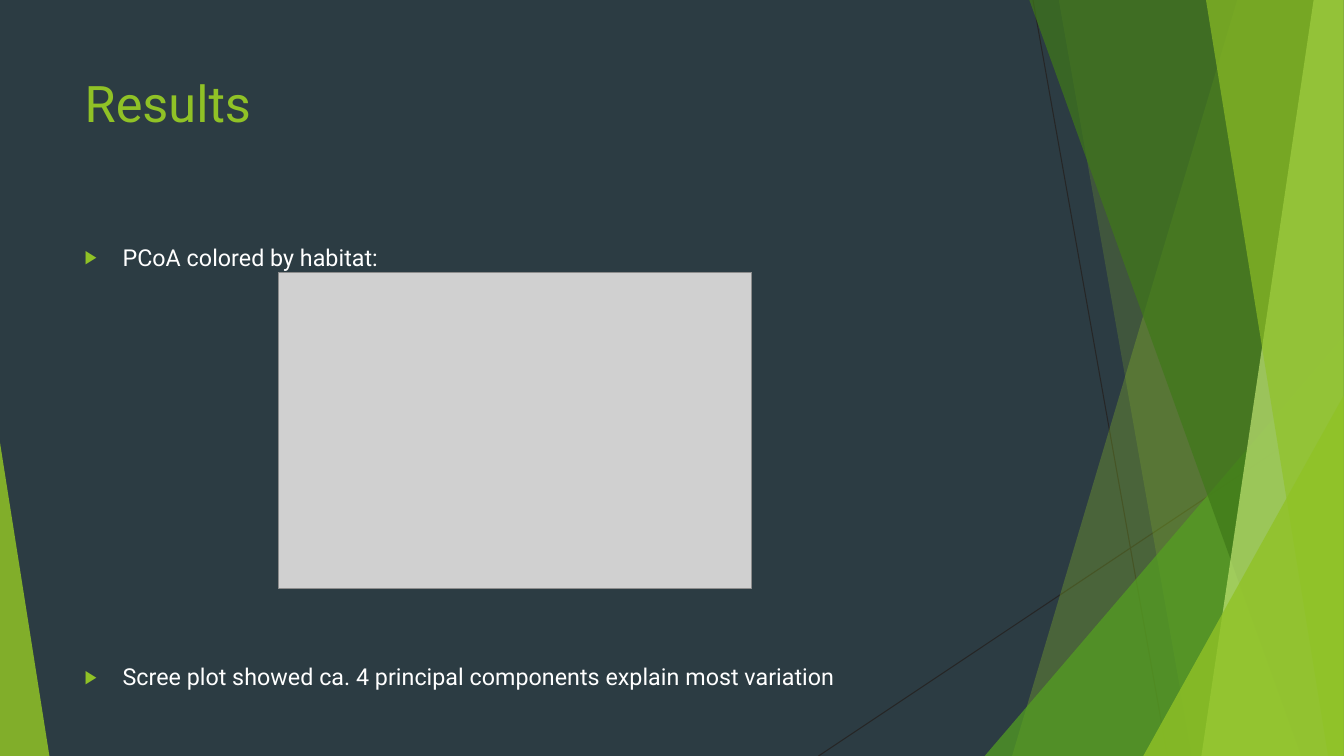
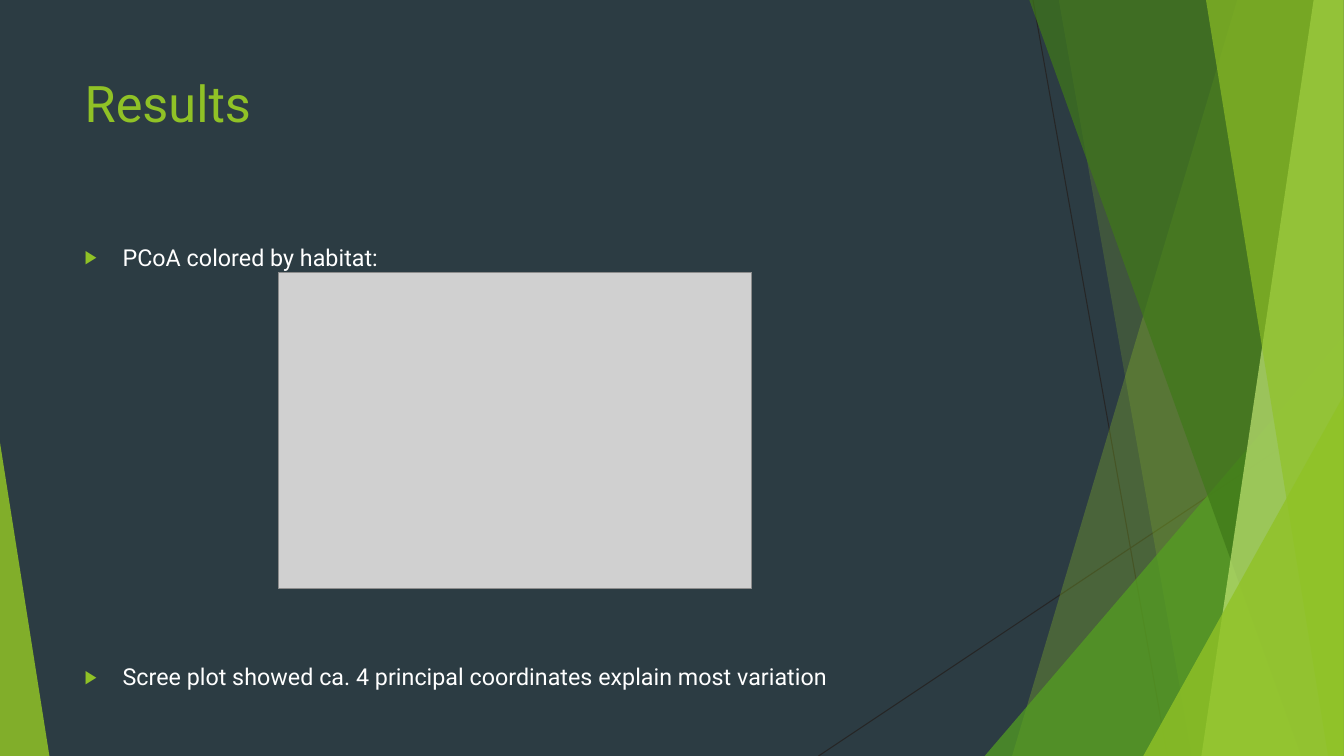
Before and after one commit to EEOB590A-Data-Science-in-R-Fall2021/McMurchieProject, a slide deck: slide 8 of documents/Final_presentation.pptx. Drawn at 1344x756 pixels with LibreOffice and Linux fonts; fonts in the diff are those of the drawing; grey boxes stand for pictures. Boxes give left, top, right and bottom in pixels: in the first picture for what was removed or moved away, otherwise in the second. Text is boxed around its words. In the diff, an @@ line names an element or a change of style, - is before the commit and + after.

Commit message:
Final organizing

```diff
--- a/documents/Final_presentation.pptx
+++ b/documents/Final_presentation.pptx
@@ text at (123, 667, 826, 690): text changed @@
-▶ Scree plot showed ca. 4 principal components explain most variation
+▶ Scree plot showed ca. 4 principal coordinates explain most variation
```
